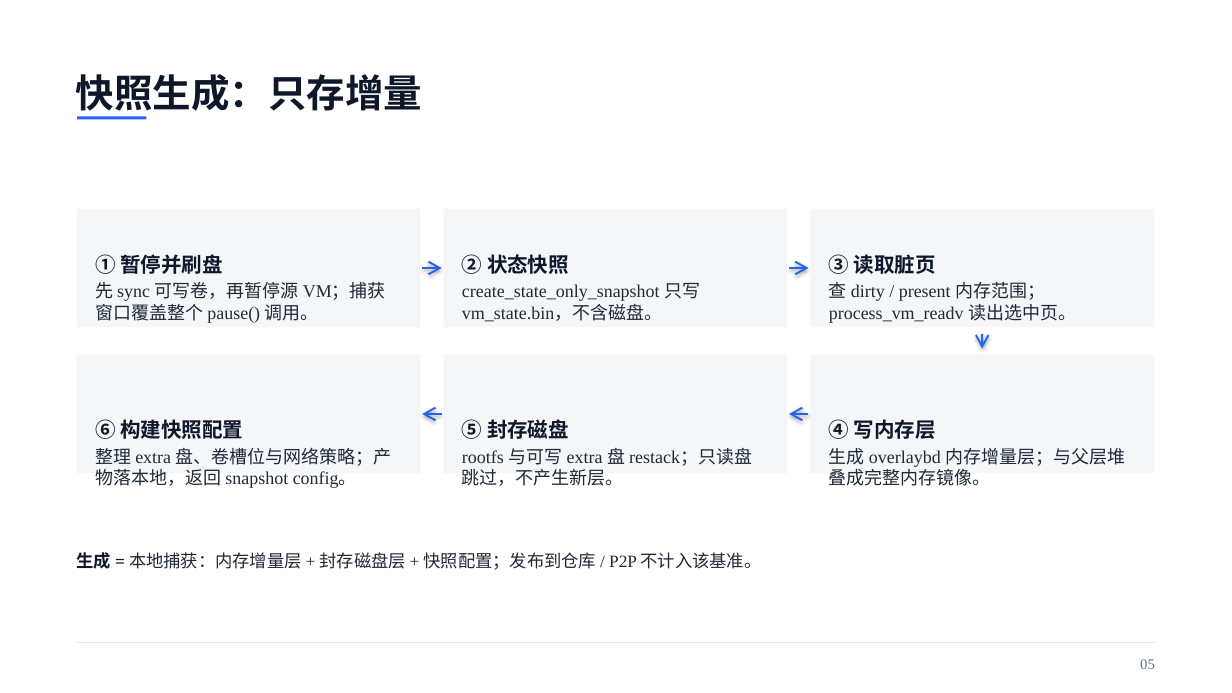
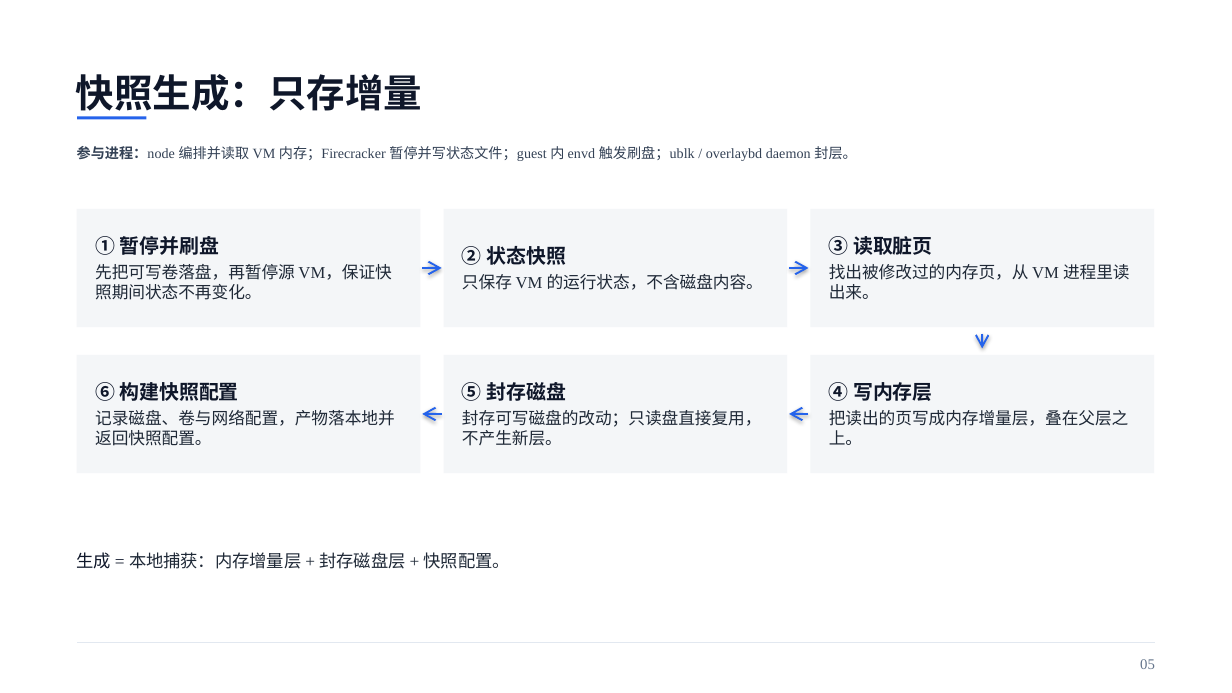
Before and after one commit to liushiqin-647/aenv, a slide deck: slide 5 of agentenv_20261102_polished.pptx. Drawn at 1232x693 pixels with LibreOffice and Linux fonts; fonts in the diff are those of the drawing. Boxes give left, top, right and bottom in pixels: in the first picture for what was removed or moved away, otherwise in the second. Text is boxed around its words. In the diff, an @@ line names an element or a change of style, - is before the commit and + after.

```diff
--- a/agentenv_20261102_polished.pptx
+++ b/agentenv_20261102_polished.pptx
@@ text added at box(77, 146, 856, 161), 11 pt, text #334155 @@
+参与进程：node 编排并读取 VM 内存；Firecracker 暂停并写状态文件；guest 内 envd 触发刷盘；ublk / overlaybd daemon 封层。
@@ text at box(95, 236, 219, 255): size 16 to 15.5 pt in "① 暂停并刷盘" @@
@@ text at box(829, 236, 933, 255): size 16 to 15.5 pt in "③ 读取脏页" @@
@@ text at box(95, 264, 391, 300): text changed; size 14 to 13 pt @@
-先 sync 可写卷，再暂停源 VM；捕获窗口覆盖整个 pause() 调用。
+先把可写卷落盘，再暂停源 VM，保证快照期间状态不再变化。
@@ text at box(462, 246, 566, 265): size 16 to 15.5 pt in "② 状态快照" @@
@@ text at box(829, 264, 1130, 300): text changed; size 14 to 13 pt @@
-查 dirty / present 内存范围；process_vm_readv 读出选中页。
+找出被修改过的内存页，从 VM 进程里读出来。
@@ text at box(462, 274, 763, 290): text changed; size 14 to 13 pt @@
-create_state_only_snapshot 只写 vm_state.bin，不含磁盘。
+只保存 VM 的运行状态，不含磁盘内容。
@@ text at box(95, 382, 239, 401): size 16 to 15.5 pt in "⑥ 构建快照配置" @@
@@ text "⑥ 构建快照配置": place and size @@
-text "⑥ 构建快照配置" at box(95, 417, 392, 488)
+text "⑥ 构建快照配置" at box(95, 382, 395, 446)
@@ text at box(462, 382, 566, 401): size 16 to 15.5 pt in "⑤ 封存磁盘" @@
@@ text "⑤ 封存磁盘": place and size @@
-text "⑤ 封存磁盘" at box(462, 419, 752, 486)
+text "⑤ 封存磁盘" at box(462, 382, 762, 446)
@@ text at box(829, 382, 933, 401): size 16 to 15.5 pt in "④ 写内存层" @@
@@ text "④ 写内存层": place and size @@
-text "④ 写内存层" at box(829, 419, 1125, 486)
+text "④ 写内存层" at box(829, 382, 1129, 445)
@@ text at box(95, 410, 395, 446): text changed; size 14 to 13 pt @@
-整理 extra 盘、卷槽位与网络策略；产物落本地，返回 snapshot config。
+记录磁盘、卷与网络配置，产物落本地并返回快照配置。
@@ text at box(462, 410, 762, 446): text changed; size 14 to 13 pt @@
-rootfs 与可写 extra 盘 restack；只读盘跳过，不产生新层。
+封存可写磁盘的改动；只读盘直接复用，不产生新层。
@@ text at box(829, 410, 1129, 445): text changed; size 14 to 13 pt @@
-生成 overlaybd 内存增量层；与父层堆叠成完整内存镜像。
+把读出的页写成内存增量层，叠在父层之上。
@@ text at box(77, 552, 510, 569): text changed @@
-生成 = 本地捕获：内存增量层 + 封存磁盘层 + 快照配置；发布到仓库 / P2P 不计入该基准。
+生成 = 本地捕获：内存增量层 + 封存磁盘层 + 快照配置。
```
Also in this commit, not shown: 13 other slides changed.
